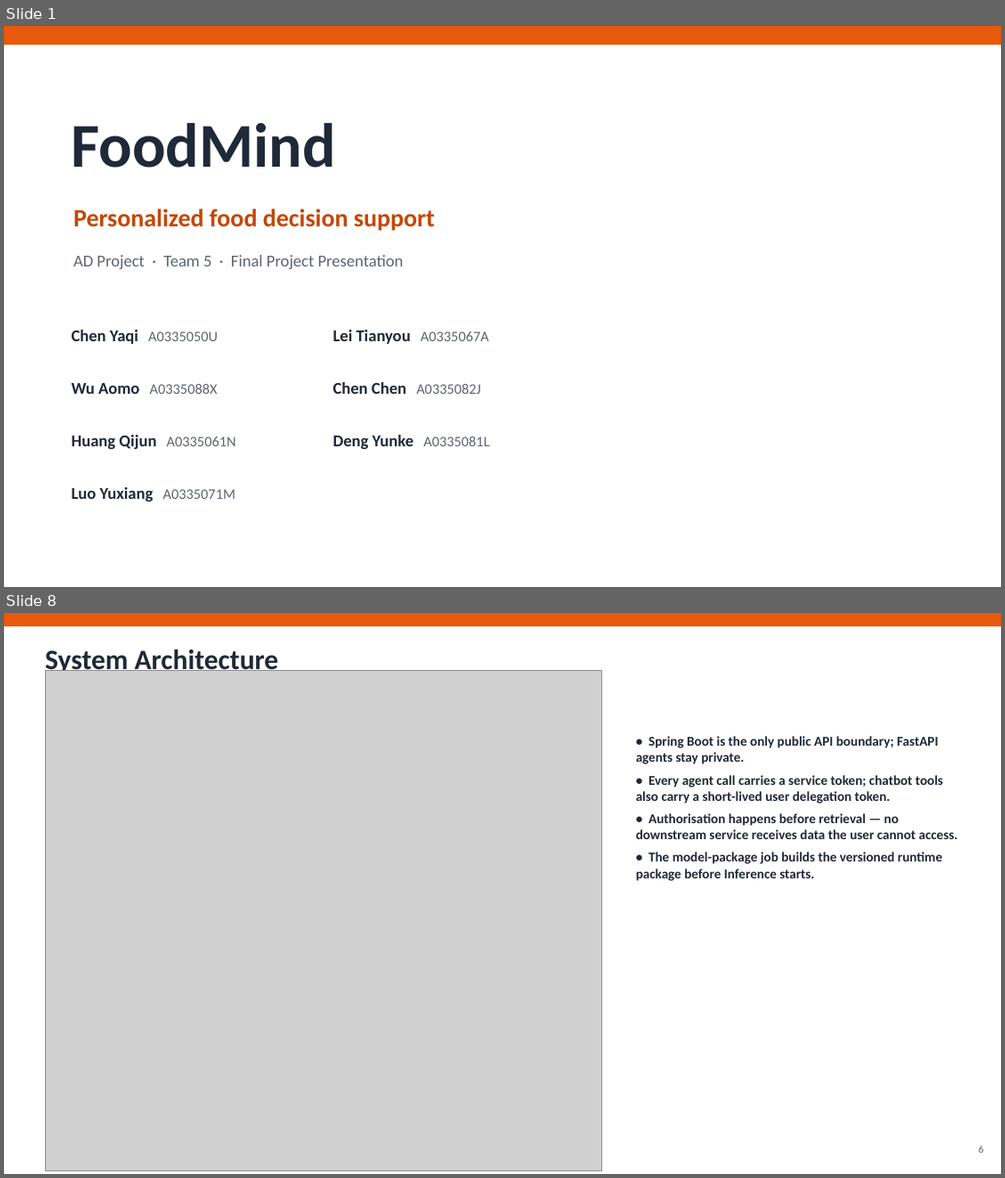
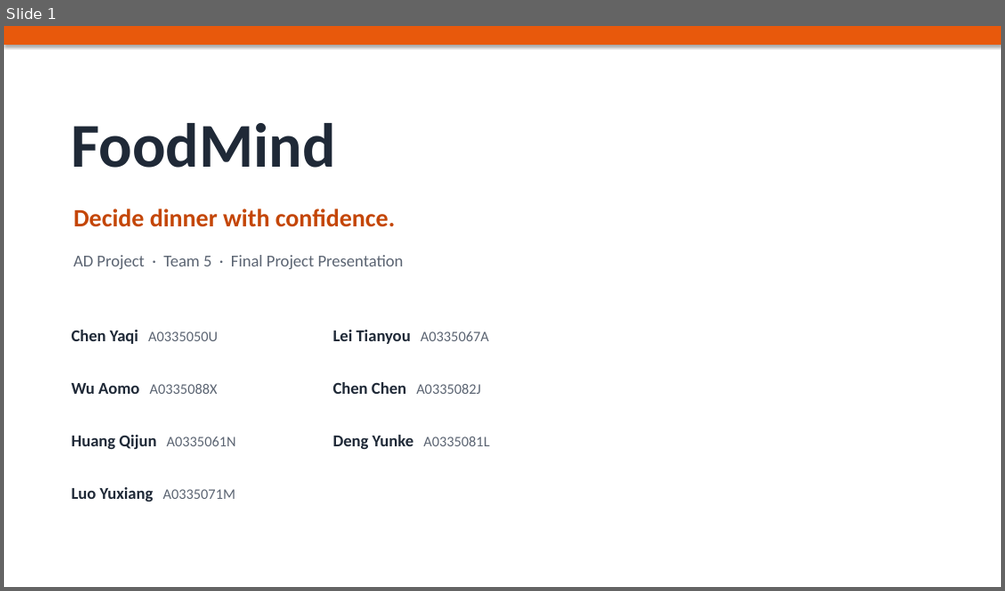
Before and after one commit to foodmind-team/foodmind-docs, a slide deck: presentation/slides/FoodMind_Final_Presentation.pptx. Shown one above the other, each under a label of ours: slides 1 and 8 before the commit, slide 1 after it; the slides between them are not shown. The pictures are 1005x1178 and 1005x591 pixels, drawn with LibreOffice and Linux fonts; fonts in the diff are those of the drawing; grey boxes stand for pictures. Boxes give left, top, right and bottom in pixels: in the first picture for what was removed or moved away, otherwise in the second. Text is boxed around its words. In the diff, an @@ line names an element or a change of style, - is before the commit and + after.

Commit message:
docs(presentation): refine final FoodMind story

```diff
--- a/presentation/slides/FoodMind_Final_Presentation.pptx
+++ b/presentation/slides/FoodMind_Final_Presentation.pptx
@@ slide 8 removed at box(4, 613, 1001, 1174), background #FFFFFF @@
@@ rectangle removed at box(4, 613, 1001, 626) @@
@@ text removed at box(45, 649, 279, 675) @@
-System Architecture
@@ picture removed at box(45, 670, 601, 1170) @@
@@ text removed at box(636, 736, 958, 881) @@
-• Spring Boot is the only public API boundary; FastAPI agents stay private.
-• Every agent call carries a service token; chatbot tools also carry a short-lived user delegation token.
-• Authorisation happens before retrieval — no downstream service receives data the user cannot access.
-• The model-package job builds the versioned runtime package before Inference starts.
@@ text removed at box(45, 1143, 88, 1155) @@
-FoodMind · Team 5
@@ text removed at box(979, 1145, 984, 1152) @@
-6
@@ slide 1 changed as well @@
@@ rectangle at box(4, 26, 1001, 45): shadow on @@
@@ rectangle added at box(4, 26, 1001, 587), fill #FFFFFF @@
@@ text at box(73, 208, 395, 227): text changed @@
-Personalized food decision support
+Decide dinner with confidence.
```
Also in this commit, not shown: 13 other slides changed, 13 slides added, 12 other slides removed.
